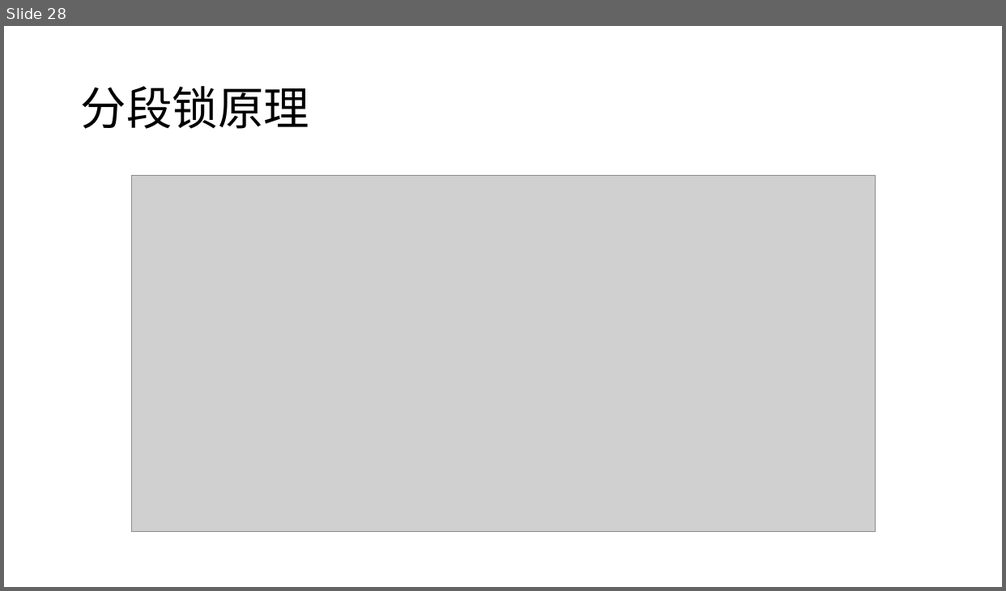
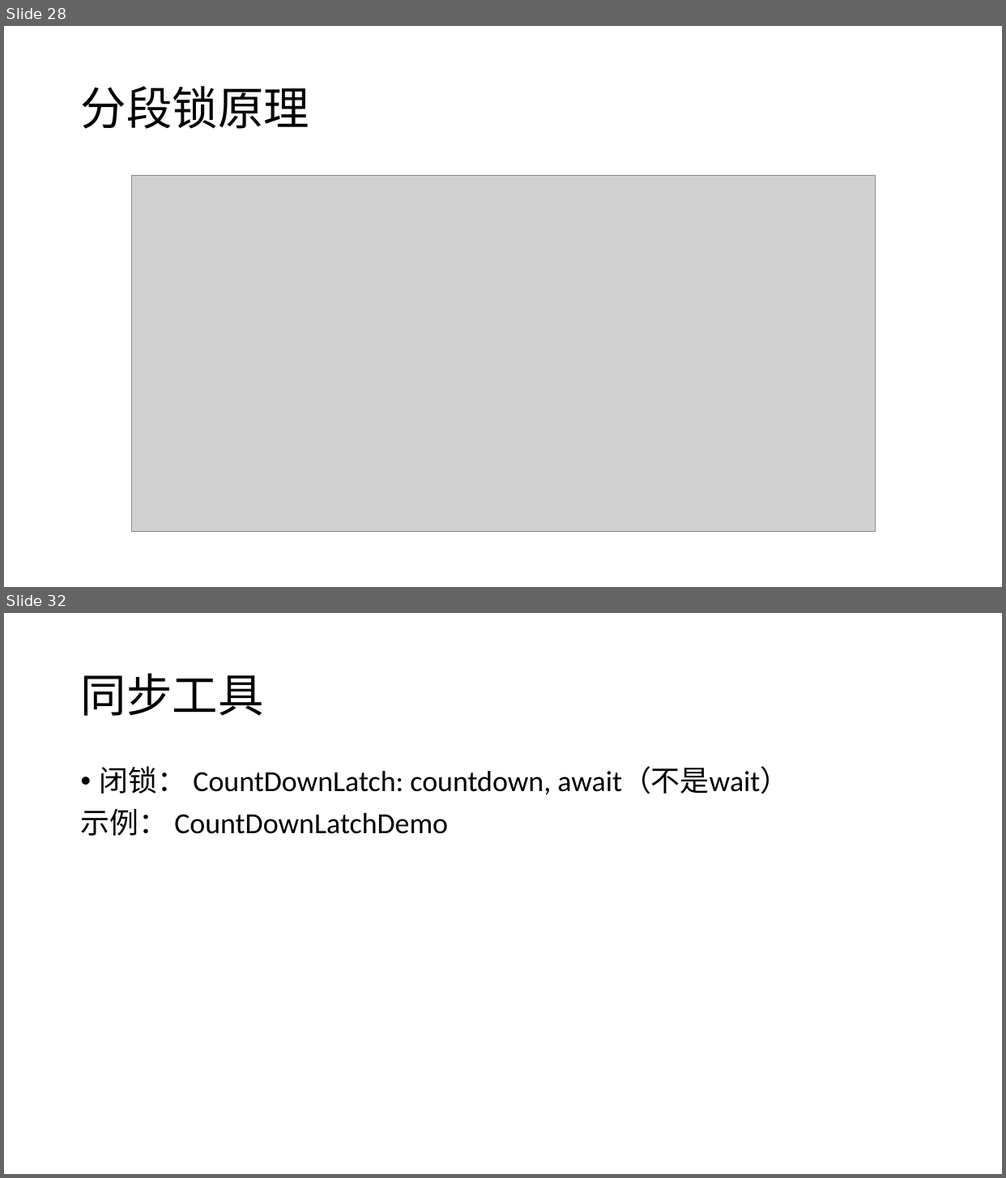
Before and after one commit to GerogeLeon/multithread_demo, a slide deck: JAVA并发编程.pptx. Shown one above the other, each under a label of ours: slide 28 before the commit, slides 28 and 32 after it; the slides between them are not shown. The pictures are 1006x591 and 1006x1178 pixels, drawn with LibreOffice and Linux fonts; fonts in the diff are those of the drawing; grey boxes stand for pictures. Boxes give left, top, right and bottom in pixels: in the first picture for what was removed or moved away, otherwise in the second. Text is boxed around its words. In the diff, an @@ line names an element or a change of style, - is before the commit and + after.

```diff
--- a/JAVA并发编程.pptx
+++ b/JAVA并发编程.pptx
@@ slide 32 added at (4,613,1002,1174), background #FFFFFF @@
@@ title added at (81,673,264,716), 44 pt, text #000000 @@
+同步工具
@@ text added at (81,766,789,836), 28 pt, text #000000 @@
+• 闭锁： CountDownLatch: countdown, await（不是wait）
+示例： CountDownLatchDemo
```
Also in this commit, not shown: 3 slides changed, 1 other slide added, 8 other files.
